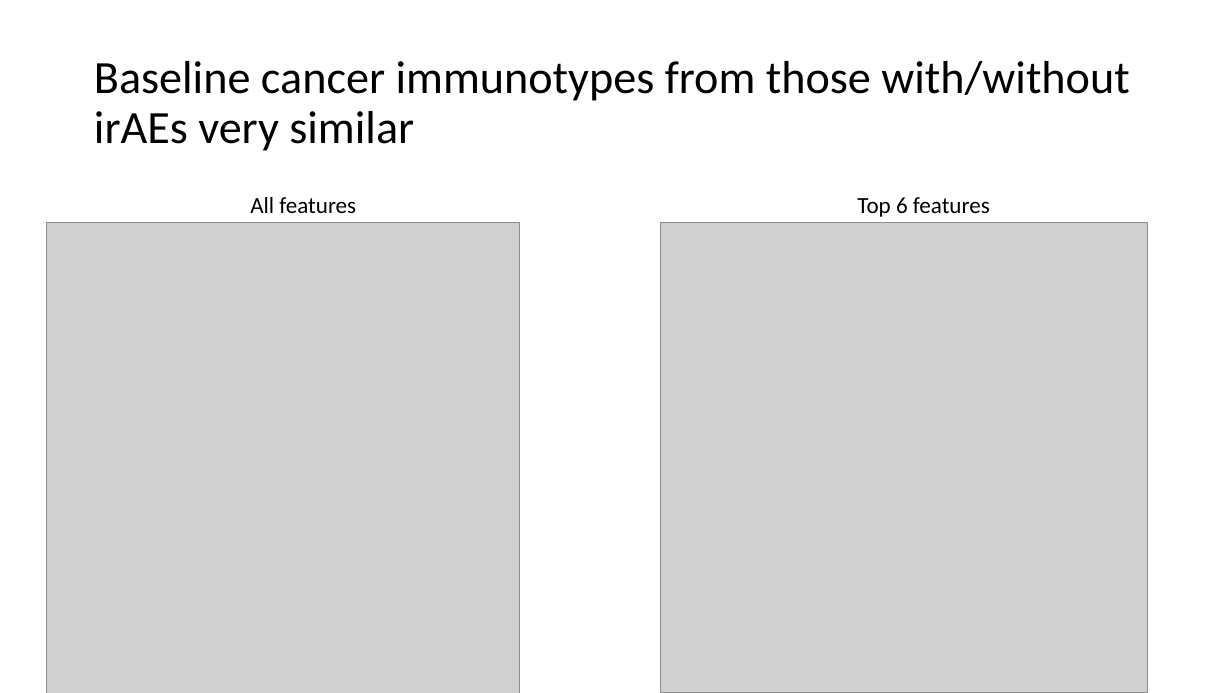
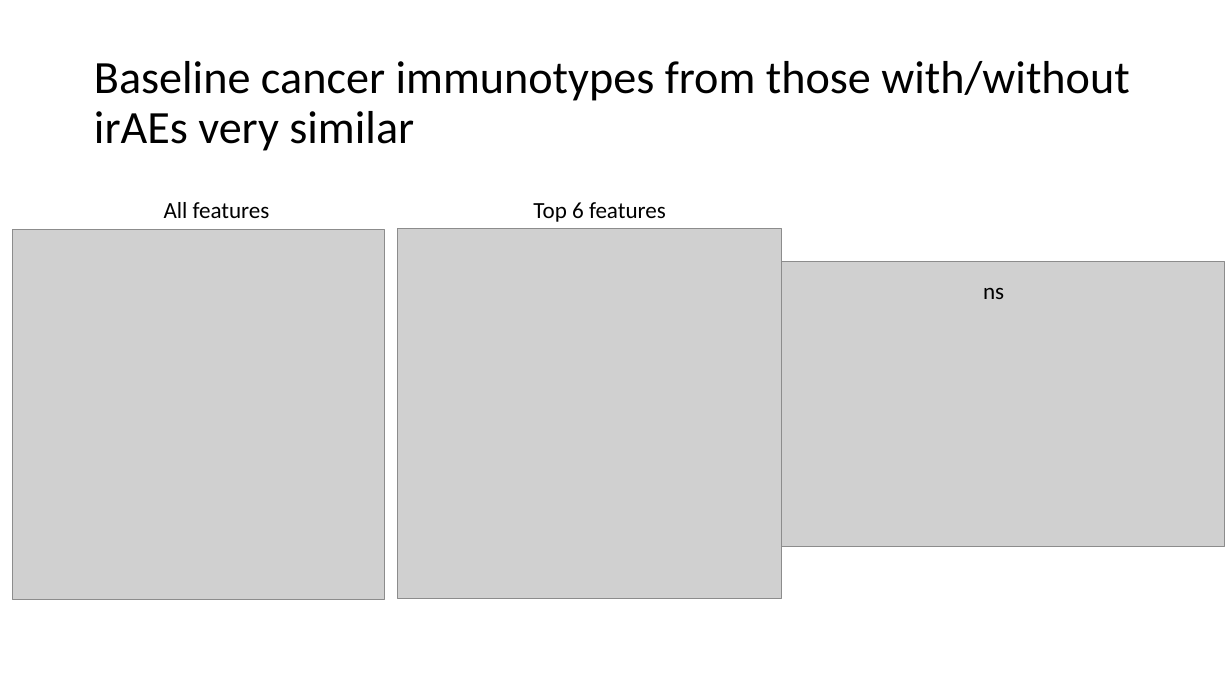
Before and after one commit to tybottorff/bottorffdocs, a slide deck: slide 9 of presentations/weekly_meetings/2024_11_7.pptx. Drawn at 1232x693 pixels with LibreOffice and Linux fonts; fonts in the diff are those of the drawing; grey boxes stand for pictures. Boxes give left, top, right and bottom in pixels: in the first picture for what was removed or moved away, otherwise in the second. Text is boxed around its words. In the diff, an @@ line names an element or a change of style, - is before the commit and + after.

```diff
--- a/presentations/weekly_meetings/2024_11_7.pptx
+++ b/presentations/weekly_meetings/2024_11_7.pptx
@@ text "All features": place and size @@
-text "All features" at (250,197,356,213)
+text "All features" at (164,202,270,218)
@@ text "Top 6 features": place and size @@
-text "Top 6 features" at (857,197,990,217)
+text "Top 6 features" at (533,202,666,222)
@@ picture: place and size @@
-picture at (47,223,519,693)
+picture at (12,229,384,600)
@@ picture: place and size @@
-picture at (660,223,1147,693)
+picture at (397,228,781,599)
@@ picture added at (781,262,1225,546) @@
@@ text added at (983,288,1004,299), 18 pt, text #000000 @@
+ns
```
Also in this commit, not shown: 4 other slides changed, 2 slides added.
